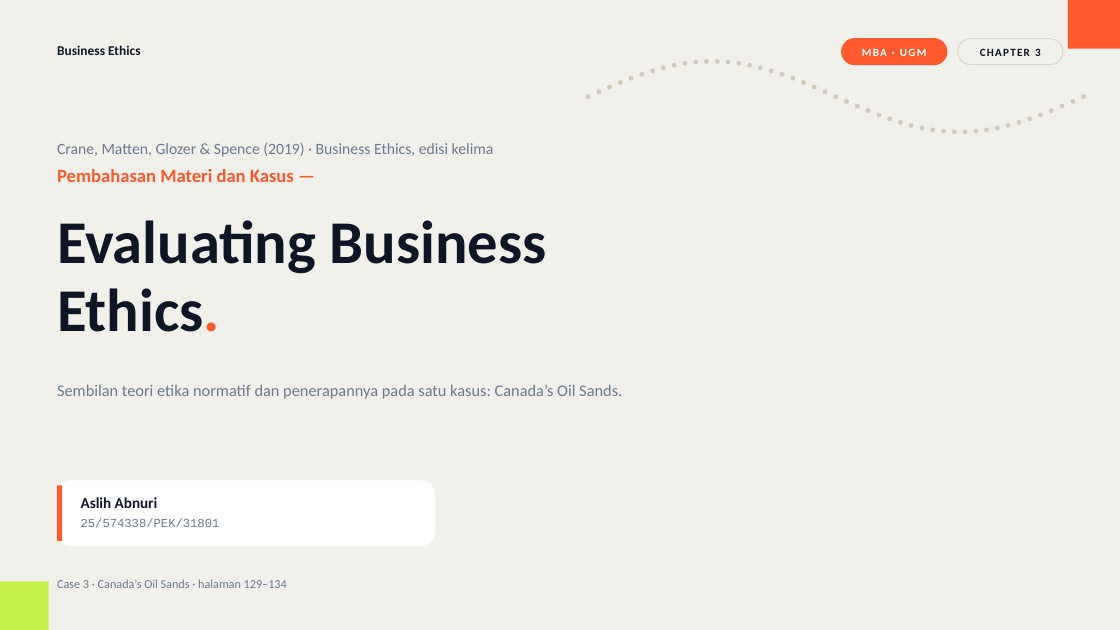
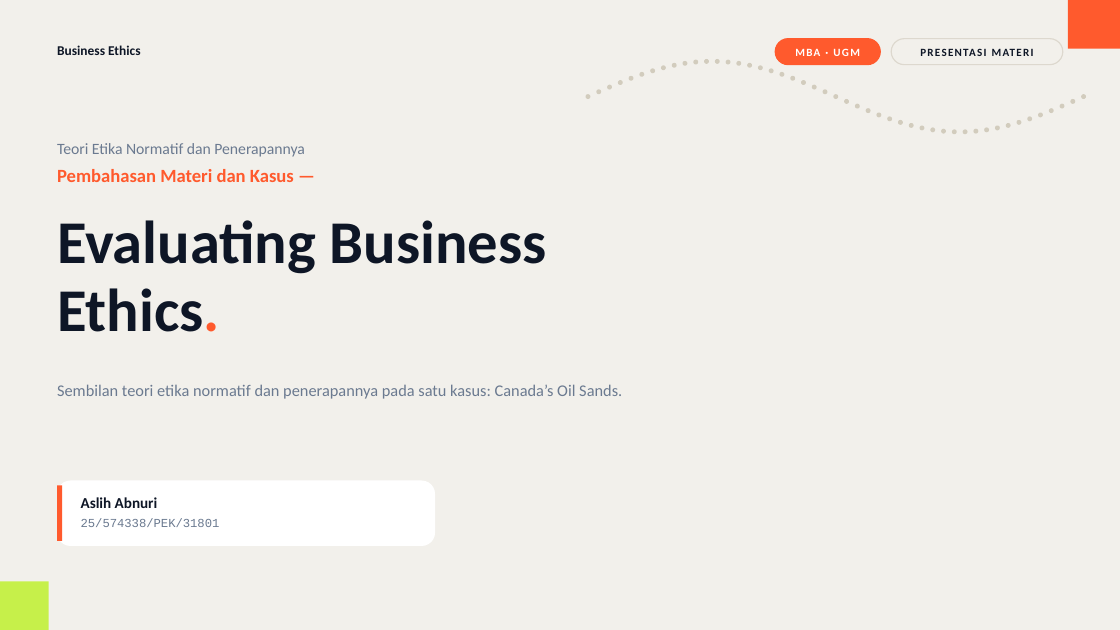
Before and after one commit to aslihabnuri/Dom-Manipulation, a slide deck: slide 1 of business-ethics/chapter-3/decks/Deck-1-Evaluating-Business-Ethics.pptx. Drawn at 1120x630 pixels with LibreOffice and Linux fonts; fonts in the diff are those of the drawing. Boxes give left, top, right and bottom in pixels: in the first picture for what was removed or moved away, otherwise in the second. Text is boxed around its words. In the diff, an @@ line names an element or a change of style, - is before the commit and + after.

```diff
--- a/business-ethics/chapter-3/decks/Deck-1-Evaluating-Business-Ethics.pptx
+++ b/business-ethics/chapter-3/decks/Deck-1-Evaluating-Business-Ethics.pptx
@@ text "MBA · UGM" moved from (x1=862, y1=48, x2=927, y2=56) to (x1=795, y1=48, x2=860, y2=56) @@
@@ rounded rectangle moved from (x1=842, y1=39, x2=947, y2=65) to (x1=776, y1=39, x2=881, y2=65) @@
@@ rounded rectangle resized from (x1=958, y1=39, x2=1063, y2=65) to (x1=891, y1=39, x2=1063, y2=65) @@
@@ text at (x1=980, y1=48, x2=1041, y2=56): text changed @@
-CHAPTER 3
+PRESENTASI MATERI
@@ text at (x1=57, y1=143, x2=305, y2=157): text changed @@
-Crane, Matten, Glozer & Spence (2019) · Business Ethics, edisi kelima
+Teori Etika Normatif dan Penerapannya
@@ text removed at (x1=57, y1=579, x2=287, y2=588) @@
-Case 3 · Canada’s Oil Sands · halaman 129–134
```
Also in this commit, not shown: 17 other slides changed, 6 other files.
